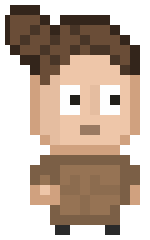
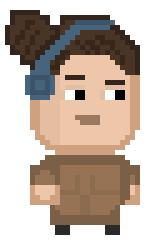
Two versions of the same layered image (150 x 240). Layer-by-layer changes:
painted on "голова" over [5, 5, 140, 155]
painted on "л. рука" over [35, 170, 55, 200]
painted on "тело" over [40, 155, 130, 210]
painted on "п. рука" over [115, 175, 135, 195]
